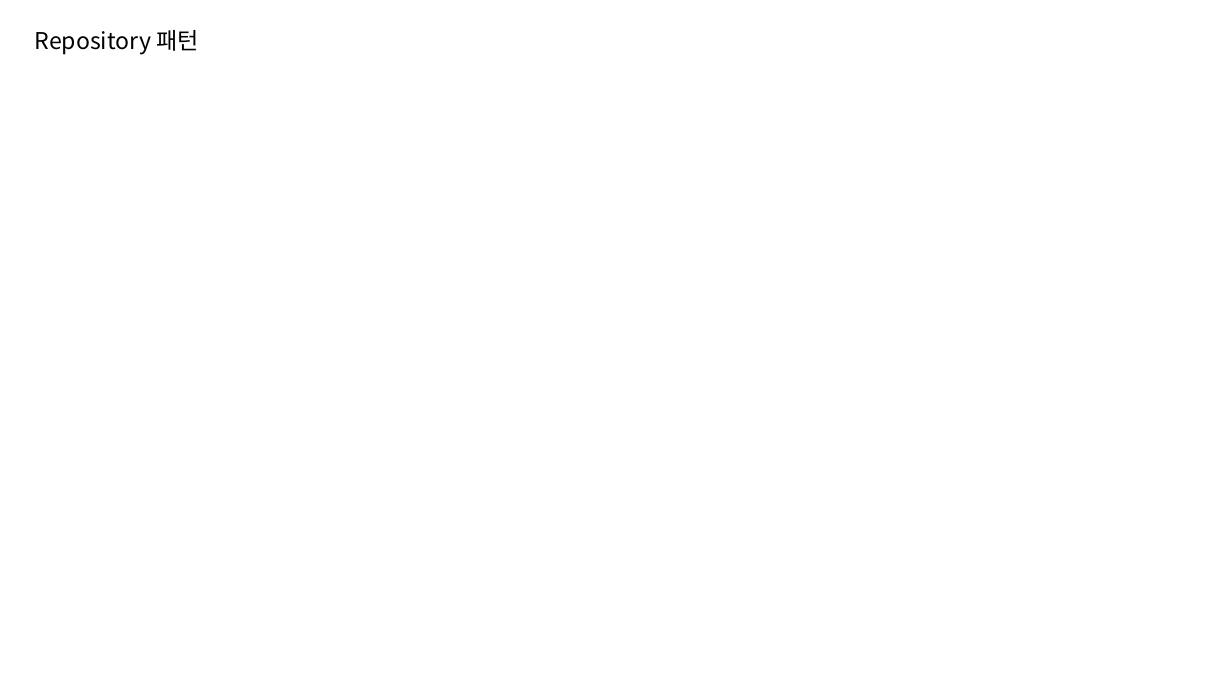
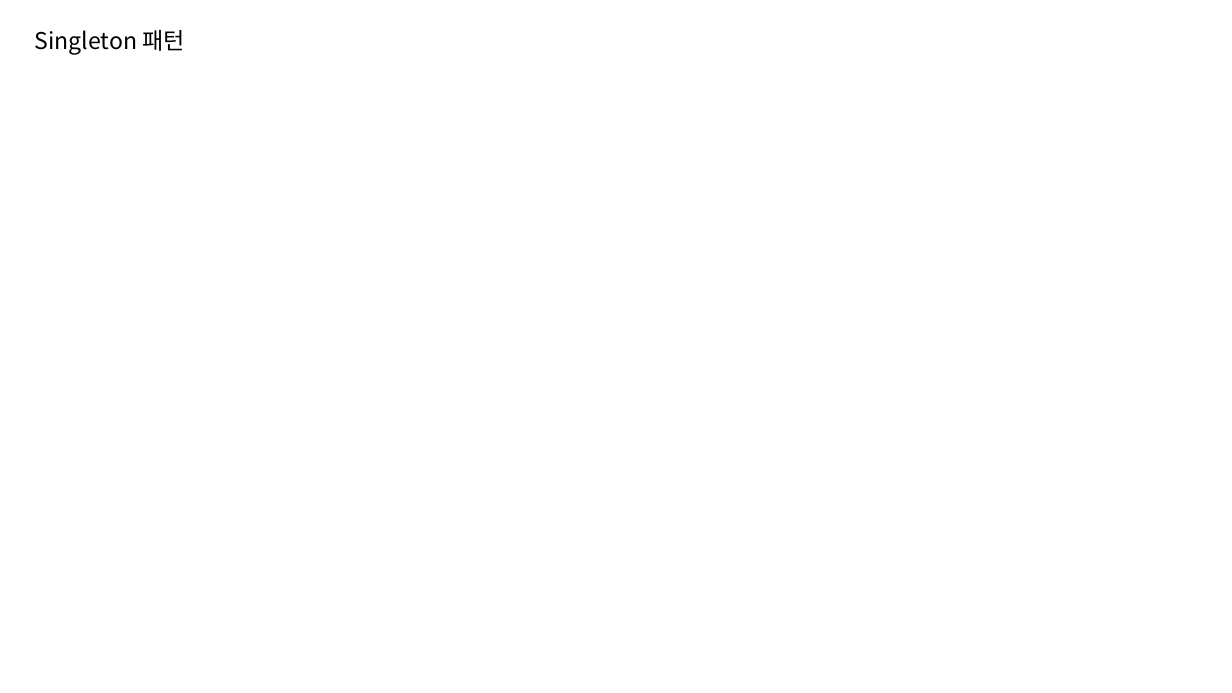
Before and after one commit to OneLine-IF/Class, a slide deck: slide 11 of 디자인 패턴/디자인 패턴.pptx. Drawn at 1232x693 pixels with LibreOffice and Linux fonts; fonts in the diff are those of the drawing. Boxes give left, top, right and bottom in pixels: in the first picture for what was removed or moved away, otherwise in the second. Text is boxed around its words. In the diff, an @@ line names an element or a change of style, - is before the commit and + after.

Commit message:
singelton패턴 수정중

```diff
--- a/디자인 패턴/디자인 패턴.pptx
+++ b/디자인 패턴/디자인 패턴.pptx
@@ text at (x1=35, y1=30, x2=186, y2=54): text changed @@
-Repository 패턴
+Singleton 패턴
```
Also in this commit, not shown: 1 other slide changed, 2 slides added, 1 other file.
